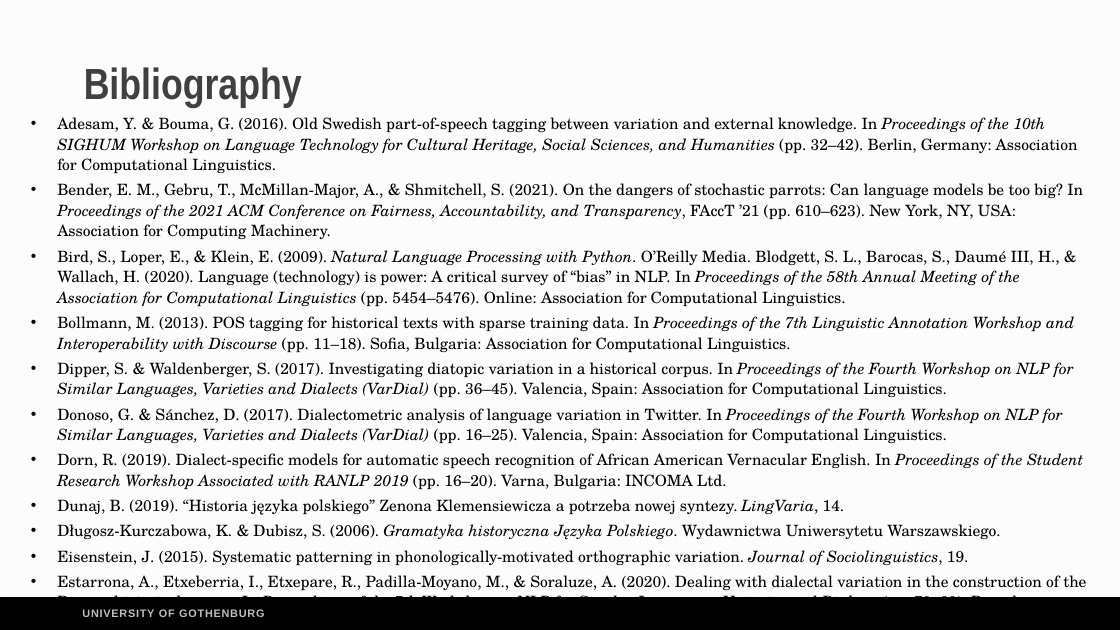
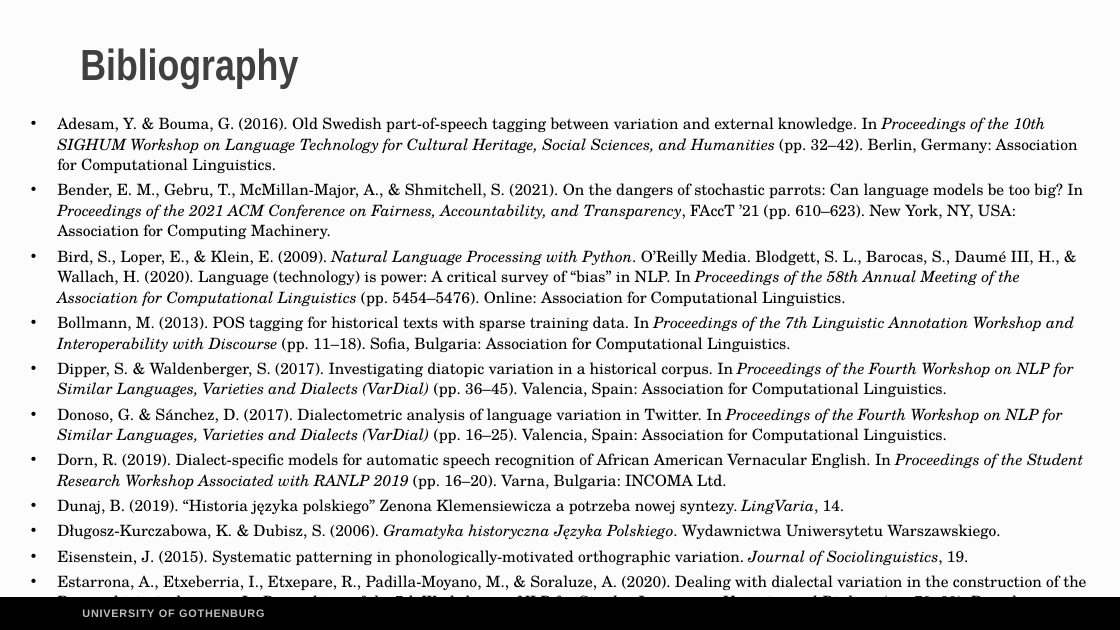
Before and after one commit to Turtilla/WSMF-presentation, a slide deck: slide 18 of presentation/WSMF_presentation.pptx. Drawn at 1120x630 pixels with LibreOffice and Linux fonts; fonts in the diff are those of the drawing. Boxes give left, top, right and bottom in pixels: in the first picture for what was removed or moved away, otherwise in the second. Text is boxed around its words. In the diff, an @@ line names an element or a change of style, - is before the commit and + after.

```diff
--- a/presentation/WSMF_presentation.pptx
+++ b/presentation/WSMF_presentation.pptx
@@ title "Bibliography": place and size @@
-title "Bibliography" at [84,67,302,107]
+title "Bibliography" at [80,48,298,88]
```
Also in this commit, not shown: 7 other slides changed, 1 slide added, 1 slide removed, 1 other file.
